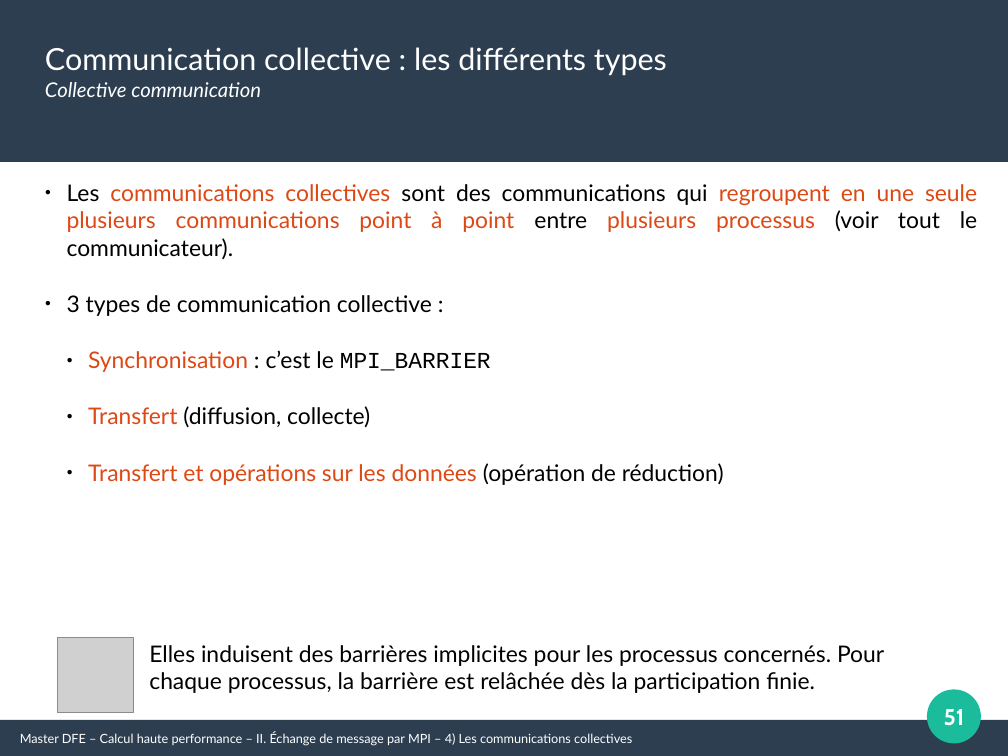
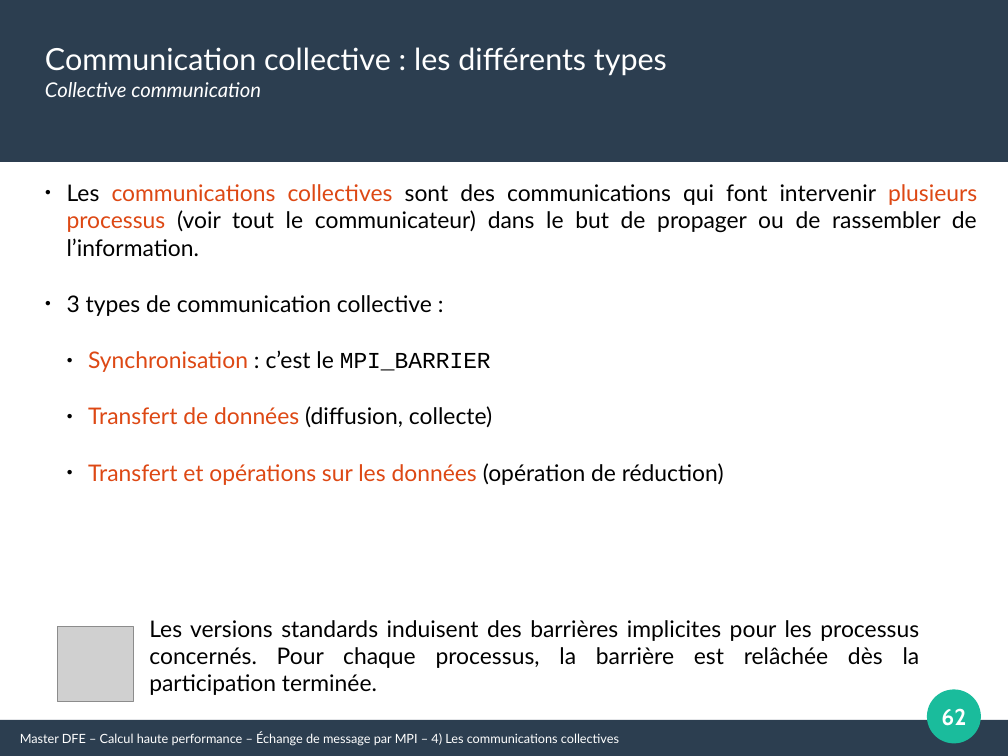
Before and after one commit to Maison-de-la-Simulation/HPC-DFE-Paris-Saclay, a slide deck: slide 62 of support/MPI.odp (slide 51 before the commit). Drawn at 1008x756 pixels with LibreOffice and Linux fonts; fonts in the diff are those of the drawing; grey boxes stand for pictures. Boxes give left, top, right and bottom in pixels: in the first picture for what was removed or moved away, otherwise in the second. Text is boxed around its words. In the diff, an @@ line names an element or a change of style, - is before the commit and + after.

Commit message:
- New MPI exercise for non-blocking communication - Update of the MPI course

```diff
--- a/support/MPI.odp
+++ b/support/MPI.odp
@@ text at bbox=[67, 184, 977, 256]: text changed; text colour #DD4814 to #000000 @@
-● Les communications collectives sont des communications qui regroupent en une seule plusieurs communications point à point entre plusieurs processus (voir tout le communicateur).
+● Les communications collectives sont des communications qui font intervenir plusieurs processus (voir tout le communicateur) dans le but de propager ou de rassembler de l’information.
@@ text at bbox=[88, 406, 492, 427]: text changed @@
-  ● Transfert (diffusion, collecte)
+  ● Transfert de données (diffusion, collecte)
@@ picture: place and size @@
-picture at bbox=[58, 638, 134, 713]
+picture at bbox=[58, 627, 134, 702]
@@ text at bbox=[149, 620, 920, 695]: text changed @@
-Elles induisent des barrières implicites pour les processus concernés. Pour chaque processus, la barrière est relâchée dès la participation finie.
+Les versions standards induisent des barrières implicites pour les processus concernés. Pour chaque processus, la barrière est relâchée dès la participation terminée.
@@ page number at bbox=[941, 708, 966, 726]: text changed @@
-51
+62
@@ text at bbox=[20, 732, 619, 746]: text changed @@
-Master DFE – Calcul haute performance – II. Échange de message par MPI – 4) Les communications collectives
+Master DFE – Calcul haute performance – Échange de message par MPI – 4) Les communications collectives
```
Also in this commit, not shown: 37 other slides changed, 17 slides added, 1 slide removed, 5 other files.
